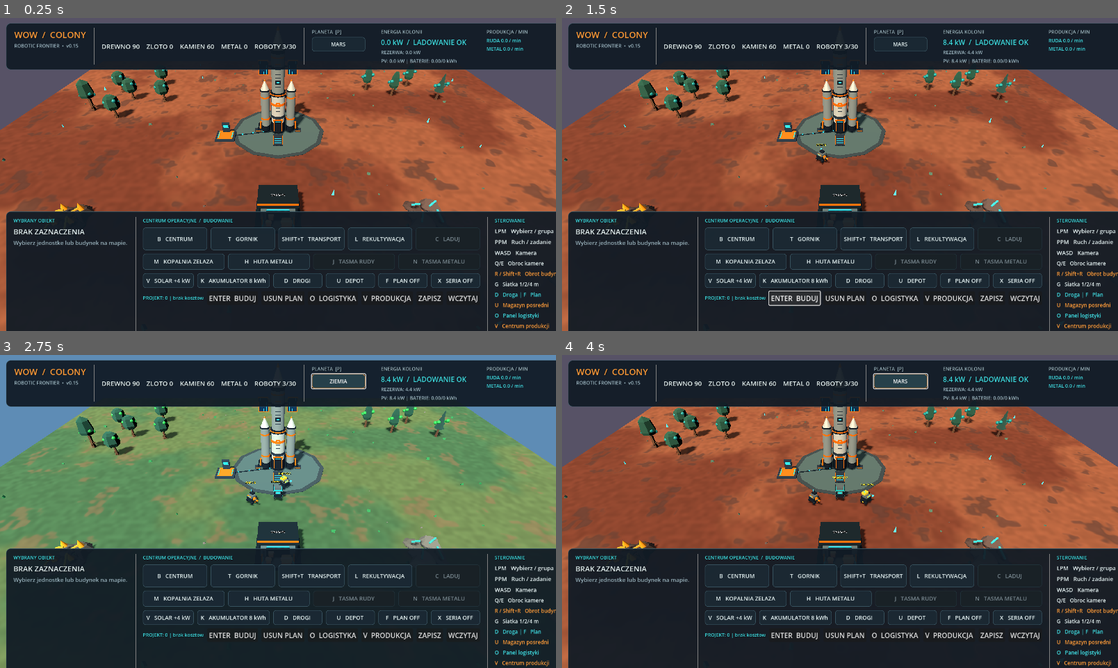
Above: before the commit, frames 1-4 (two rows, left to right).
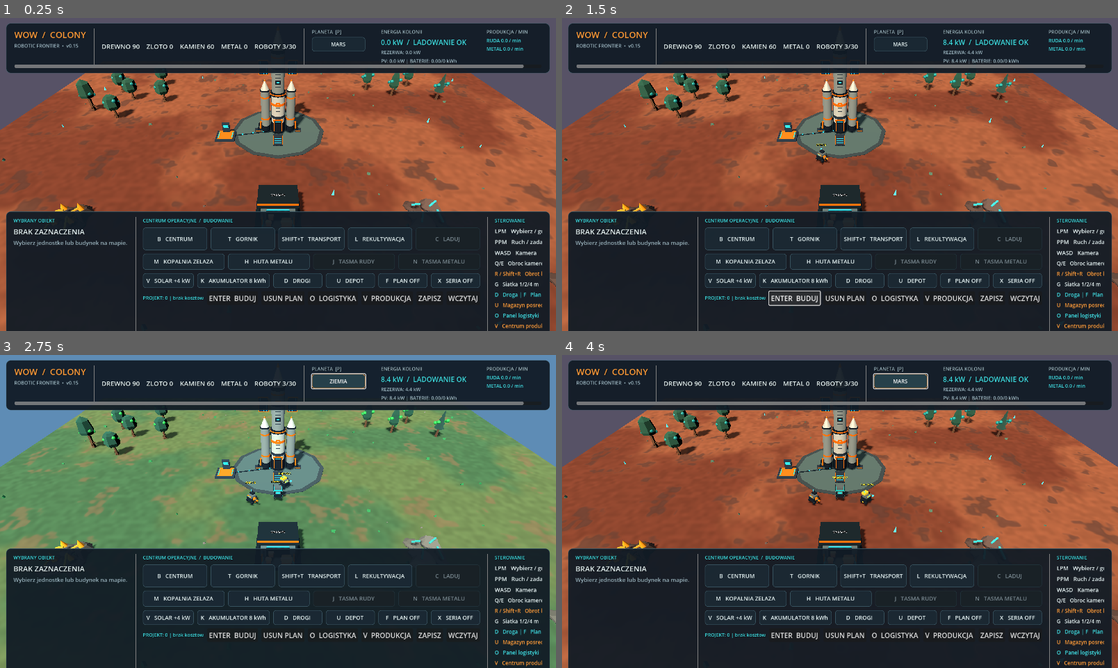
Above: after the commit, the same moments.

Repository: serafin1367/wow
Game: Godot game, scene res://scenes/main.tscn
Two runs of this game, one before a commit and one after it. Both use one fixed random seed, a clock stepped at 60 frames per second and the inputs below.
Inputs:
- Up to frame 1 (0.25 s): no input
- Up to frame 2 (1.5 s): click "ENTER BUDUJ" at 0.5 s; click "ENTER BUDUJ" at 1.25 s
- Up to frame 3 (2.75 s): click "MARS" at 2 s
- Up to frame 4 (4 s): click "ZIEMIA" at 2.75 s; click "KEPLER" at 3.5 s

The runs differ from the first frame. In frame 1, 2.9% of the frame differs, in the area x 1-100%, y 1-100%; in frame 2, 2.9%; in frame 3, 2.8%; in frame 4, 2.9%.

Commit message:
ui(responsive): scroll top/bottom HUD horizontally on small screens and prevent panel overlap

Diff:
--- a/scripts/colony_hud.gd
+++ b/scripts/colony_hud.gd
@@ -136,9 +136,14 @@
 
 	var margin := _margins(18, 11, 18, 11)
 	bar.add_child(margin)
+	var scroll := ScrollContainer.new()
+	scroll.horizontal_scroll_mode = ScrollContainer.SCROLL_MODE_AUTO
+	scroll.vertical_scroll_mode = ScrollContainer.SCROLL_MODE_DISABLED
+	scroll.size_flags_horizontal = Control.SIZE_EXPAND_FILL
+	margin.add_child(scroll)
 	var row := HBoxContainer.new()
 	row.add_theme_constant_override("separation", 16)
-	margin.add_child(row)
+	scroll.add_child(row)
 
 	var branding := VBoxContainer.new()
 	branding.custom_minimum_size.x = 150
@@ -195,9 +200,14 @@
 
 	var margin := _margins(16, 12, 16, 10)
 	bar.add_child(margin)
+	var scroll := ScrollContainer.new()
+	scroll.horizontal_scroll_mode = ScrollContainer.SCROLL_MODE_AUTO
+	scroll.vertical_scroll_mode = ScrollContainer.SCROLL_MODE_DISABLED
+	scroll.size_flags_horizontal = Control.SIZE_EXPAND_FILL
+	margin.add_child(scroll)
 	var layout := HBoxContainer.new()
 	layout.add_theme_constant_override("separation", 15)
-	margin.add_child(layout)
+	scroll.add_child(layout)
 
 	# Lewy panel: jednostka / budynek / poziom baterii.
 	var left := VBoxContainer.new()
@@ -366,6 +376,8 @@
 	if logistics_panel == null:
 		return false
 	logistics_panel.visible = not logistics_panel.visible
+	if logistics_panel.visible and production_panel != null:
+		production_panel.visible = false
 	return logistics_panel.visible
 
 
@@ -378,6 +390,8 @@
 	if production_panel == null:
 		return false
 	production_panel.visible = not production_panel.visible
+	if production_panel.visible and logistics_panel != null:
+		logistics_panel.visible = false
 	return production_panel.visible
 
 
